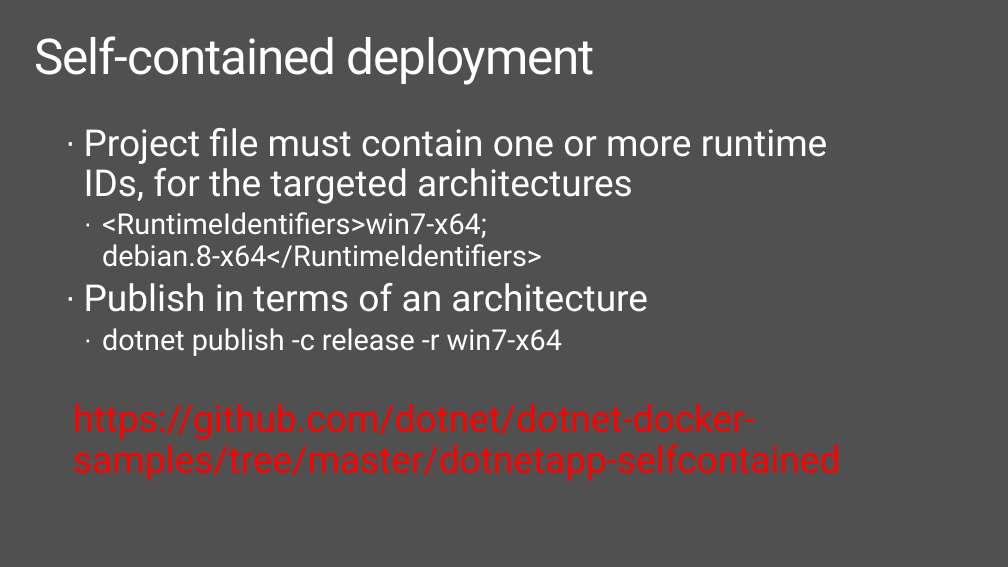
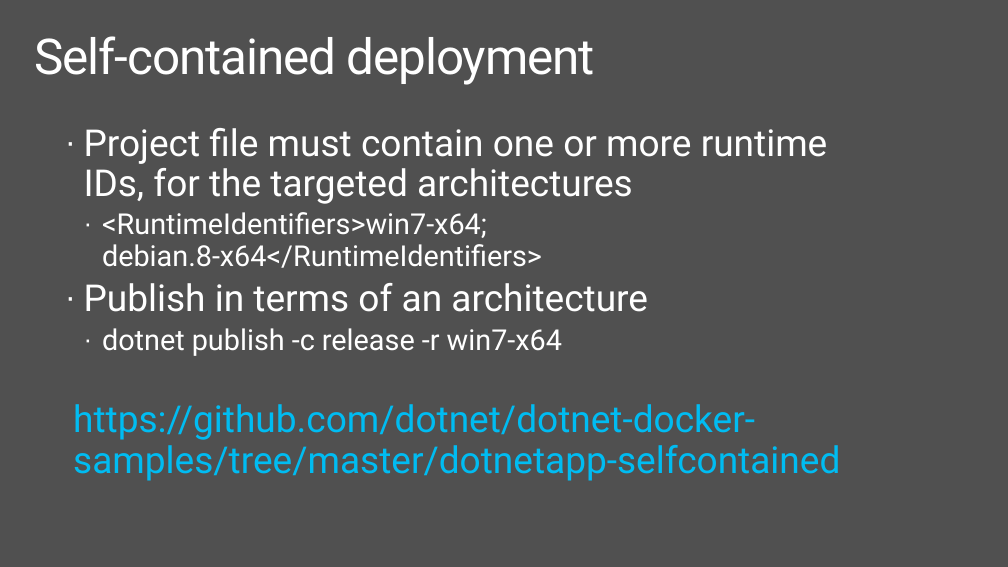
Before and after one commit to dotnet-presentations/dotnetcore-workshop, a slide deck: slide 38 of 1-Overview-Tools-Acquisition/netcore-workshop-overview-tools.pptx (slide 39 before the commit). Drawn at 1008x567 pixels with LibreOffice and Linux fonts; fonts in the diff are those of the drawing; background and template pictures are left out. Boxes give left, top, right and bottom in pixels: in the first picture for what was removed or moved away, otherwise in the second. Text is boxed around its words. In the diff, an @@ line names an element or a change of style, - is before the commit and + after.

```diff
--- a/1-Overview-Tools-Acquisition/netcore-workshop-overview-tools.pptx
+++ b/1-Overview-Tools-Acquisition/netcore-workshop-overview-tools.pptx
@@ text at (73, 404, 840, 481): text colour #FF0000 to #00BCF2 in "https://github.com/dotnet/dotnet-docker-samples/tree/master/ ..." @@
```
Also in this commit, not shown: 1 other slide changed, 1 slide removed.
